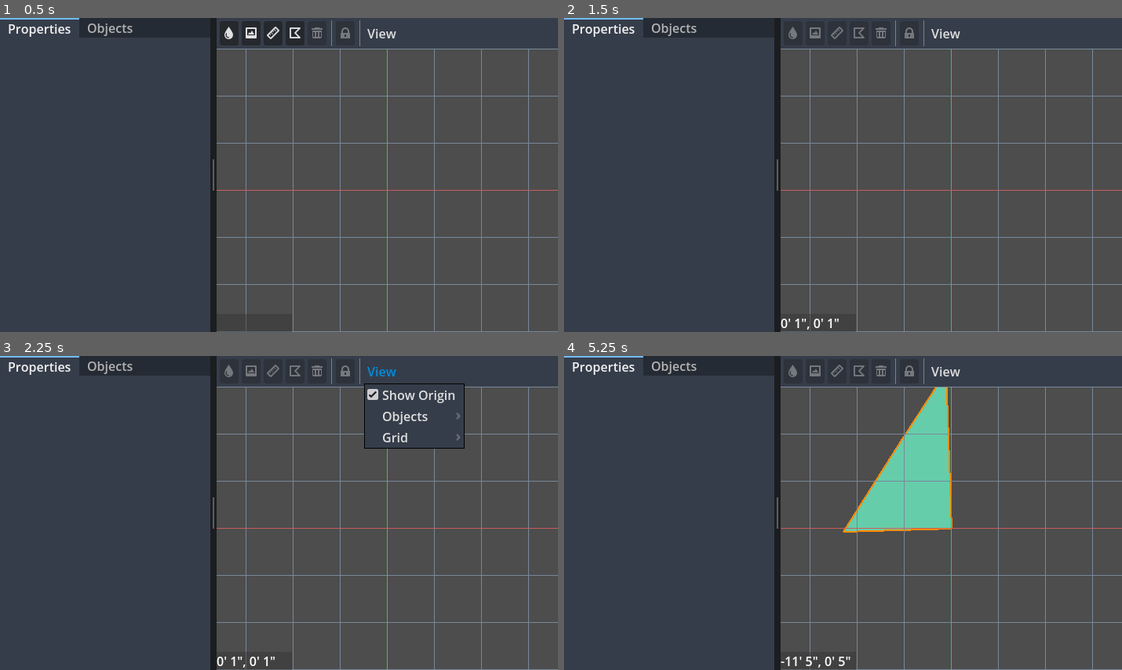
Above: before the commit, frames 1-4 (two rows, left to right).
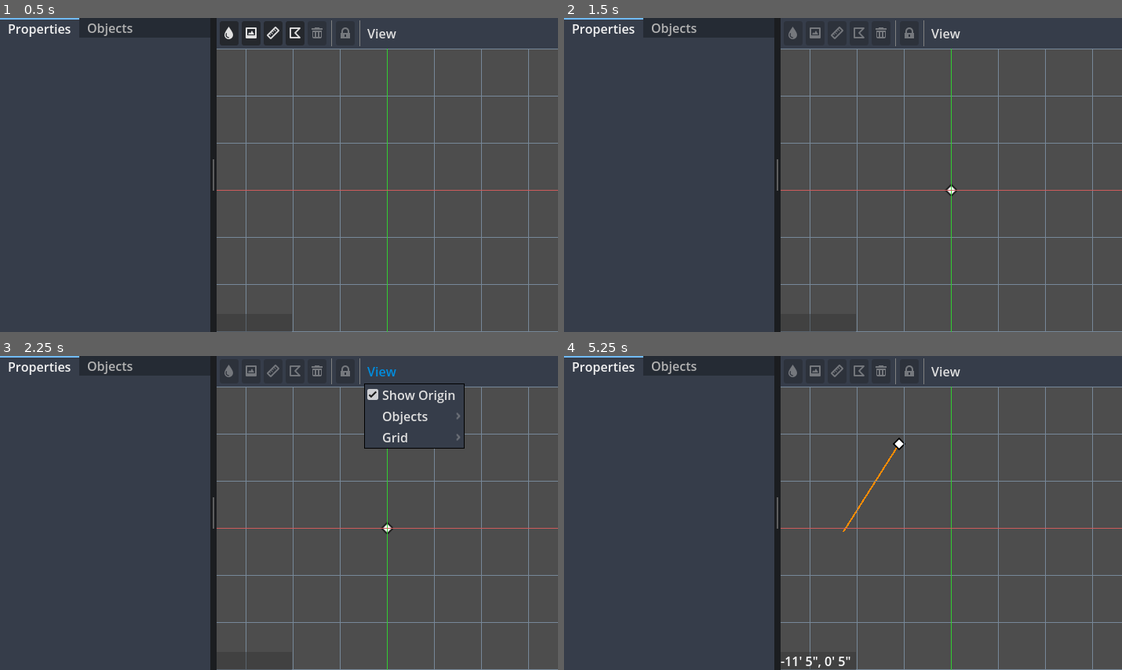
Above: after the commit, the same moments.

Repository: hankedan000/yardscaper
Game: Godot game, scene res://scenes/ui/ProjectEditor/LayoutPanel/LayoutPanel.tscn
Same seed, same stepped clock (60 frames per second), same inputs: the game is played once before the commit and once after it. This scene is started directly instead of the project's main scene.
Inputs (mouse positions are in pixels of both pictures, inside the frame that each line leads up to):
- Up to frame 1 (0.5 s): no input
- Up to frame 2 (1.5 s): click (859, 33) at 0.5 s; click (949, 190) at 1.27 s
- Up to frame 3 (2.25 s): click "View" at 2 s
- Up to frame 4 (5.25 s): tap Enter at 2.75, 4.25 s; drag from (949, 528) to (943, 371) at 2.77 s; tap Space at 3.5, 5 s; drag from (731, 528) to (949, 528) at 3.52 s; move the mouse to (898, 443) at 4.27 s; tap C at 4.35 s; click (898, 443) at 4.42 s; drag from (815, 575) to (898, 443) at 5.02 s

Frame 1 is identical in both runs. In frame 2, 0.1% of the frame differs, in the area x 38-71%, y 53-100%; in frame 3, 0.1%; in frame 4, 4.8%, in the area x 50-70%, y 10-57%.
Error before the commit: Invalid access to property or key 'polygon' on a base object of type 'Nil'. (res://scenes/world_objects/PolygonNode/PolygonNode.gd:87)

Commit message:
Adds logic to add a new point on the polygon

Diff:
--- a/Yardscaper/scenes/ui/ProjectEditor/LayoutPanel/LayoutPanel.gd
+++ b/Yardscaper/scenes/ui/ProjectEditor/LayoutPanel/LayoutPanel.gd
@@ -471,17 +471,19 @@
 				poly_to_add.set_point(poly_edit_point_idx, pos_in_world_px)
 		elif can_start_move:
 			# check if any selected objects are position locked
-			var any_locked = false
+			var all_movable = true
 			var selected_objs := _selection_controller.selected_objs()
 			for obj in selected_objs:
-				if obj.position_locked:
-					any_locked = true
+				print("%s.is_movable() = %s" % [obj.user_label, obj.is_movable()])
+				if ! obj.is_movable():
+					all_movable = false
 					break
 
-			# start move operations if no objects are locked
-			if any_locked:
+			# start move operations if all objects are movable
+			if ! all_movable:
 				Utils.push_cursor_shape(Input.CURSOR_FORBIDDEN)
 			else:
+				print("starting move")
 				for obj in selected_objs:
 					obj.start_move()
 					mode = Mode.MovingObjects
--- a/Yardscaper/scenes/ui/gizmos/EditorHandle/EditorHandle.gd
+++ b/Yardscaper/scenes/ui/gizmos/EditorHandle/EditorHandle.gd
@@ -2,27 +2,27 @@
 extends Node2D
 class_name EditorHandle
 
+enum HandleType {
+	None, Sharp, Add, ControlAnchor
+}
+
 @export var SharpHandleTexture : Texture2D = null
 @export var AddHandleTexture : Texture2D = null
-
-enum HandleType {
-	Sharp, Add
-}
+@export var ControlAnchorTexture : Texture2D = null
+@export var normal_type : HandleType = HandleType.None:
+	set(value):
+		normal_type = value
+		_set_button_texture(&"texture_normal", value)
+@export var pressed_type : HandleType = HandleType.None:
+	set(value):
+		pressed_type = value
+		_set_button_texture(&"texture_pressed", value)
+@export var hover_type : HandleType = HandleType.None:
+	set(value):
+		hover_type = value
+		_set_button_texture(&"texture_hover", value)
 
 @onready var tex_button : TextureButton = $TextureButton
-
-var type : HandleType = HandleType.Sharp:
-	set(value):
-		if ! is_inside_tree():
-			await ready
-		type = value
-		match type:
-			HandleType.Sharp:
-				_setup_button(tex_button, SharpHandleTexture)
-				modulate_on_hover = Color.YELLOW
-			HandleType.Add:
-				_setup_button(tex_button, AddHandleTexture)
-				modulate_on_hover = Color.WHITE
 
 # a user-definable identifier
 var user_id : int = 0
@@ -30,18 +30,32 @@
 var modulate_on_hover : Color = Color.WHITE
 
 func _ready() -> void:
-	type = HandleType.Sharp
+	normal_type = HandleType.Sharp
 
-func base_button() -> BaseButton:
+func get_button() -> BaseButton:
 	return tex_button
+
+func _get_texture_from_type(type: HandleType) -> Texture2D:
+	match type:
+		HandleType.Sharp:
+			return SharpHandleTexture
+		HandleType.Add:
+			return AddHandleTexture
+		HandleType.ControlAnchor:
+			return ControlAnchorTexture
+	return null
+
+func _set_button_texture(tex_property: StringName, type: HandleType) -> void:
+	if ! is_inside_tree():
+		await ready
+	var tex2d := _get_texture_from_type(type)
+	tex_button.set(tex_property, tex2d)
+	if tex2d:
+		tex_button.size = tex2d.get_size()
+		tex_button.position = Vector2() - (tex_button.size / 2.0)
 
 func _on_texture_button_mouse_entered() -> void:
 	tex_button.modulate = modulate_on_hover
 
 func _on_texture_button_mouse_exited() -> void:
 	tex_button.modulate = Color.WHITE
-
-func _setup_button(button: TextureButton, tex: Texture2D) -> void:
-	button.texture_normal = tex
-	button.size = tex.get_size()
-	button.position = Vector2() - (button.size / 2.0) # center button on handle origin
--- a/Yardscaper/scenes/ui/gizmos/EditorHandle/EditorHandle.tscn
+++ b/Yardscaper/scenes/ui/gizmos/EditorHandle/EditorHandle.tscn
@@ -1,14 +1,18 @@
-[gd_scene load_steps=4 format=3 uid="uid://dy0t3omtev6y4"]
+[gd_scene load_steps=5 format=3 uid="uid://dy0t3omtev6y4"]
 
 [ext_resource type="Script" path="res://scenes/ui/gizmos/EditorHandle/EditorHandle.gd" id="1_ya7t0"]
 [ext_resource type="Texture2D" uid="uid://clc31o5i2atbv" path="res://assets/icons/EditorPathSharpHandle.svg" id="2_qgddj"]
 [ext_resource type="Texture2D" uid="uid://chdpybwey3fyj" path="res://assets/icons/EditorHandleAdd.svg" id="3_5d0bj"]
+[ext_resource type="Texture2D" uid="uid://dfapileftgyqj" path="res://assets/icons/EditorControlAnchor.svg" id="4_pkcr2"]
 
 [node name="EditorHandle" type="Node2D"]
-position = Vector2(48, 48)
 script = ExtResource("1_ya7t0")
 SharpHandleTexture = ExtResource("2_qgddj")
 AddHandleTexture = ExtResource("3_5d0bj")
+ControlAnchorTexture = ExtResource("4_pkcr2")
+normal_type = null
+pressed_type = null
+hover_type = null
 
 [node name="TextureButton" type="TextureButton" parent="."]
 offset_left = -8.0
@@ -16,7 +20,7 @@
 offset_right = 8.0
 offset_bottom = 8.0
 texture_normal = ExtResource("2_qgddj")
-texture_pressed = ExtResource("2_qgddj")
+stretch_mode = 5
 
 [connection signal="mouse_entered" from="TextureButton" to="." method="_on_texture_button_mouse_entered"]
 [connection signal="mouse_exited" from="TextureButton" to="." method="_on_texture_button_mouse_exited"]
--- a/Yardscaper/scenes/world_objects/PolygonNode/PolygonNode.gd
+++ b/Yardscaper/scenes/world_objects/PolygonNode/PolygonNode.gd
@@ -8,8 +8,11 @@
 
 @export var EditorHandleScene : PackedScene = null
 
-@onready var poly := $Polygon2D
-@onready var coll_poly := $PickArea/CollisionPolygon2D
+@onready var poly             : Polygon2D = $Polygon2D
+@onready var coll_poly        : CollisionPolygon2D = $PickArea/CollisionPolygon2D
+@onready var edit_path        : Path2D = $EditPath
+@onready var path_follow      : PathFollow2D = $EditPath/PathFollow2D
+@onready var add_point_handle : EditorHandle = $EditPath/PathFollow2D/AddPointHandle
 
 var color := Color.MEDIUM_AQUAMARINE:
 	set(value):
@@ -19,12 +22,22 @@
 			property_changed.emit(self, PROP_KEY_COLOR, old_value, color)
 		queue_redraw()
 
-var is_editable : bool = true
+var is_editable : bool = false
 
 var _handle_being_moved : EditorHandle = null
 var _handle_init_pos : Vector2 = Vector2() # init position when starting move
 var _mouse_init_pos : Vector2 = Vector2() # init position when starting move
 var _moveable_handles : Array[EditorHandle] = []
+
+func _ready() -> void:
+	super._ready()
+	set_process(false)
+	set_process_input(false)
+	is_editable = true
+	_setup_cmn_edit_handle_signals(add_point_handle)
+	add_point_handle.get_button().button_down.connect(_on_add_point_handle_button_down)
+	add_point_handle.normal_type = EditorHandle.HandleType.None
+	add_point_handle.hover_type = EditorHandle.HandleType.Add
 
 func _draw():
 	poly.color = color
@@ -42,10 +55,42 @@
 			draw_line(prev_point, first_point, perim_color, PERIMETER_WIDTH)
 
 func _process(_delta: float) -> void:
+	# even though the getter says 'global', it seems to return a position
+	# within the world. regardless, it works for what we need in here.
+	var world_mouse_pos := get_global_mouse_position()
 	if _handle_being_moved:
-		var mouse_delta_pos := get_global_mouse_position() - _mouse_init_pos
+		var mouse_delta_pos := world_mouse_pos - _mouse_init_pos
 		_handle_being_moved.position = _handle_init_pos + mouse_delta_pos
 		set_point(_handle_being_moved.user_id, _handle_being_moved.position)
+
+	# update the add point position to the closest point on the edit_path.
+	# we're also computing the mouse's relative distance to the edit_path
+	# so we can make the add_handle visible when the mouse is within range
+	# of the edit_path. we also compute the dist to the closest polygon
+	# control handle so that we can hide the add_handle when the mouse is
+	# close to those. if we didn't do this, the add_handle and polygon
+	# control handles would overlap and make it difficult to select a
+	# control handle.
+	var closest_offset := edit_path.curve.get_closest_offset(world_mouse_pos)
+	var closest_point_on_path := edit_path.curve.sample_baked(closest_offset)
+	var dist_to_clostest_point : float = -1.0
+	for point in poly.polygon:
+		var dist := (point - closest_point_on_path).length()
+		if dist_to_clostest_point < 0.0:
+			dist_to_clostest_point = dist
+		elif dist < dist_to_clostest_point:
+			dist_to_clostest_point = dist
+	path_follow.progress = closest_offset
+	add_point_handle.visible = true
+	if dist_to_clostest_point >= 0 && dist_to_clostest_point < 16:
+		add_point_handle.visible = false
+
+func _input(event: InputEvent) -> void:
+	if event is InputEventMouseButton:
+		if event.button_index == MOUSE_BUTTON_LEFT && ! event.pressed:
+			# stop moving the newly added point
+			_handle_being_moved = null
+			set_process_input(false)
 
 func add_point(point: Vector2):
 	if ! _is_ready:
@@ -56,30 +101,48 @@
 	new_points.append(point)
 	poly.polygon = new_points
 	coll_poly.polygon = new_points
+	if is_being_edited():
+		_rebuild_edit_handles()
+		_rebuild_edit_path()
 	_update_info_label()
 	queue_redraw()
 
 func set_point(idx: int, point: Vector2):
 	poly.polygon[idx] = point
 	coll_poly.polygon[idx] = point
+
+	# update the edit_path points if it's setup
+	var edit_path_point_count := edit_path.curve.point_count
+	if edit_path_point_count > 0:
+		edit_path.curve.set_point_position(idx, point)
+		if idx == 0 and edit_path_point_count >= 3:
+			# move last point in path too to keep the circuit intact
+			edit_path.curve.set_point_position(edit_path_point_count - 1, point)
+
 	_update_info_label()
 	queue_redraw()
 
 func insert_point(at_idx: int, point: Vector2):
-	var new_points = poly.polygon
-	new_points.insert_at(at_idx, point)
+	var new_points : PackedVector2Array = poly.polygon
+	new_points.insert(at_idx, point)
 	poly.polygon = new_points
 	coll_poly.polygon = new_points
+	if is_being_edited():
+		_rebuild_edit_handles()
+		_rebuild_edit_path()
 	_update_info_label()
 	queue_redraw()
 
 func remove_point(idx: int):
 	# can't do direct remove of point in polygon.
 	# need to assign polygon with edited list of points
-	var new_points = poly.polygon
+	var new_points : PackedVector2Array = poly.polygon
 	new_points.remove_at(idx)
 	poly.polygon = new_points
 	coll_poly.polygon = new_points
+	if is_being_edited():
+		_rebuild_edit_handles()
+		_rebuild_edit_path()
 	_update_info_label()
 	queue_redraw()
 
@@ -88,7 +151,7 @@
 
 func get_closed_points() -> PackedVector2Array:
 	var points = poly.polygon # returns a copy
-	if points.size() >= 1:
+	if points.size() >= 2:
 		points.append(points[0])
 	return points
 
@@ -123,6 +186,9 @@
 	var px_per_ft = Utils.ft_to_px(1.0)
 	return get_area_px() / (px_per_ft * px_per_ft)
 
+func is_being_edited() -> bool:
+	return is_editable and picked
+
 func get_visual_center() -> Vector2:
 	if point_count() == 0:
 		return poly.global_position
@@ -162,22 +228,44 @@
 	# position the label in center of the polygon
 	info_label.global_position = get_visual_center() - (text_size / 2.0)
 
-func _setup_edit_handles() -> void:
+func _setup_cmn_edit_handle_signals(handle: EditorHandle) -> void:
+	var button := handle.get_button()
+	button.mouse_entered.connect(_on_handle_mouse_entered)
+	button.mouse_exited.connect(_on_handle_mouse_exited)
+
+func _rebuild_edit_handles() -> void:
+	for handle in _moveable_handles:
+		handle.queue_free()
+	_moveable_handles.clear()
+	# add EditorHanlder's at each polygon control point
 	for point_idx in point_count():
 		var point : Vector2 = poly.polygon[point_idx]
 		var new_handle : EditorHandle = EditorHandleScene.instantiate()
 		$EditHandles.add_child(new_handle)
 		new_handle.user_id = point_idx
-		new_handle.type = EditorHandle.HandleType.Sharp
+		new_handle.normal_type = EditorHandle.HandleType.Sharp
 		new_handle.position = point
-		new_handle.base_button().button_down.connect(_on_moveable_handle_button_down.bind(new_handle))
-		new_handle.base_button().button_up.connect(_on_moveable_handle_button_up.bind(new_handle))
+		_setup_cmn_edit_handle_signals(new_handle)
+		new_handle.get_button().button_down.connect(_on_moveable_handle_button_down.bind(new_handle))
 		_moveable_handles.push_back(new_handle)
 
-func _cleanup_edit_handles() -> void:
+func _rebuild_edit_path() -> void:
+	edit_path.curve.clear_points()
+	for point in get_closed_points():
+		edit_path.curve.add_point(point)
+
+func _enter_edit_state() -> void:
+	_rebuild_edit_handles()
+	_rebuild_edit_path()
+	set_process(true)
+
+func _exit_edit_state() -> void:
+	edit_path.curve.clear_points()
+	add_point_handle.visible = false
 	for handle in _moveable_handles:
 		handle.queue_free()
 	_moveable_handles.clear()
+	set_process(false)
 
 # overrides WorldObject::on_zoom_changed()
 func on_zoom_changed(new_zoom: float, inv_scale: Vector2) -> void:
@@ -189,17 +277,47 @@
 		_update_info_label()
 
 func _on_picked_state_changed() -> void:
-	if picked and is_editable:
-		_setup_edit_handles()
-	else:
-		_cleanup_edit_handles()
+	if ! is_inside_tree():
+		return
+	elif point_count() < 3:
+		return
+
+	if is_editable and picked:
+		_enter_edit_state()
+	elif is_editable and ! picked:
+		_exit_edit_state()
 
 func _on_moveable_handle_button_down(handle: EditorHandle) -> void:
+	set_process_input(true)
 	_handle_being_moved = handle
 	_handle_init_pos = handle.position
 	_mouse_init_pos = get_global_mouse_position()
-	set_process(true)
-
-func _on_moveable_handle_button_up(_handle: EditorHandle) -> void:
-	_handle_being_moved = null
-	set_process(false)
+
+# located the next vertex point follow the offset location of the curve.
+# the return index is intended to be used with Curve2D.add_point().
+# @param[in] curve - the curve to search over
+# @param[in] to_offset - the the offset distance on the curve to search
+# relative to.
+# @return the found index
+func _curve2d_find_insert_idx(curve: Curve2D, to_offset: float) -> int:
+	for idx in range(curve.point_count):
+		var point := curve.get_point_position(idx)
+		var point_offset := curve.get_closest_offset(point)
+		if point_offset >= to_offset:
+			return idx
+	return curve.point_count - 1
+
+func _on_add_point_handle_button_down() -> void:
+	var insert_offset := path_follow.progress
+	var insert_idx := _curve2d_find_insert_idx(edit_path.curve, path_follow.progress)
+	if insert_idx >= 1:
+		add_point_handle.visible = false
+		var new_point := edit_path.curve.sample_baked(insert_offset)
+		insert_point(insert_idx, new_point)
+		_on_moveable_handle_button_down(_moveable_handles[insert_idx])
+
+func _on_handle_mouse_entered() -> void:
+	short_term_position_locked = true
+
+func _on_handle_mouse_exited() -> void:
+	short_term_position_locked = false
--- a/Yardscaper/scenes/world_objects/PolygonNode/PolygonNode.tscn
+++ b/Yardscaper/scenes/world_objects/PolygonNode/PolygonNode.tscn
@@ -1,8 +1,10 @@
-[gd_scene load_steps=4 format=3 uid="uid://cmr73cpklqypc"]
+[gd_scene load_steps=5 format=3 uid="uid://cmr73cpklqypc"]
 
 [ext_resource type="PackedScene" uid="uid://yvp357wae8et" path="res://scenes/world_objects/WorldObject/WorldObject.tscn" id="1_7o48a"]
 [ext_resource type="Script" path="res://scenes/world_objects/PolygonNode/PolygonNode.gd" id="2_1ojob"]
 [ext_resource type="PackedScene" uid="uid://dy0t3omtev6y4" path="res://scenes/ui/gizmos/EditorHandle/EditorHandle.tscn" id="3_t8ynx"]
+
+[sub_resource type="Curve2D" id="Curve2D_pxui4"]
 
 [node name="PolygonObj" instance=ExtResource("1_7o48a")]
 z_index = 1
@@ -15,6 +17,17 @@
 
 [node name="EditHandles" type="Node2D" parent="." index="2"]
 
+[node name="EditPath" type="Path2D" parent="." index="3"]
+curve = SubResource("Curve2D_pxui4")
+
+[node name="PathFollow2D" type="PathFollow2D" parent="EditPath" index="0"]
+
+[node name="AddPointHandle" parent="EditPath/PathFollow2D" index="0" instance=ExtResource("3_t8ynx")]
+visible = false
+normal_type = 1
+pressed_type = 0
+hover_type = 0
+
 [node name="CollisionShape2D" parent="PickArea" index="0"]
 shape = null
 disabled = true
--- a/Yardscaper/scenes/world_objects/WorldObject/WorldObject.gd
+++ b/Yardscaper/scenes/world_objects/WorldObject/WorldObject.gd
@@ -46,6 +46,8 @@
 			picked_state_changed.emit()
 			queue_redraw()
 
+var short_term_position_locked : bool = false
+
 var _is_ready = false
 var _pos_at_move_start = null
 
@@ -86,6 +88,11 @@
 
 func get_visual_center() -> Vector2:
 	return global_position
+
+func is_movable() -> bool:
+	if position_locked || short_term_position_locked:
+		return false
+	return true
 
 func moving() -> bool:
 	return _pos_at_move_start != null
